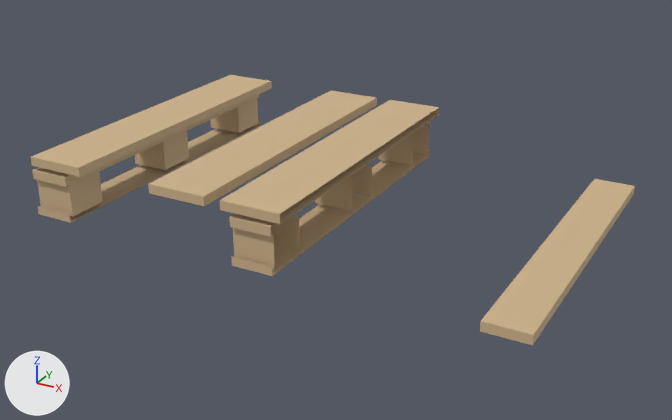
Two versions of the FBX model Tools/butchery/fbx/SM_PROP_PALLET.fbx, one commit apart.
The view is the same before and after, from a 50 mm lens placed at (0.981, -1.822, 0.891), pointed at (-0.001, -0.037, -0.002). Lighting does not change. The marker at lower left points along +X, +Y and +Z. The first picture is the older version.

Names of what the first picture shows: 'SM_PROP_PALLET'.
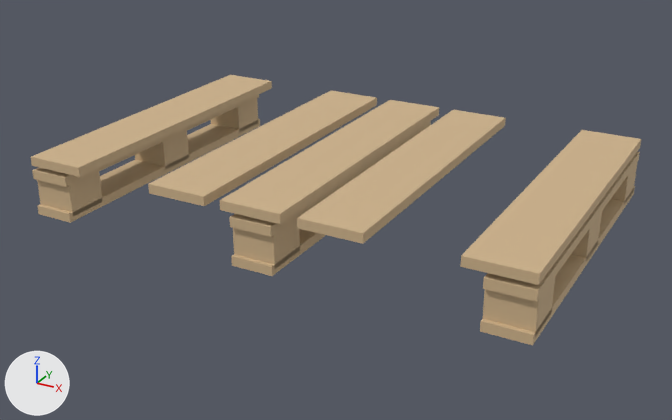
Pixel boxes (x1, y1, x2, y2) of what changed, in the pictures (672 x 420 px):
'SM_PROP_PALLET', reshaped
    before: (31, 75, 635, 345)
    after: (31, 75, 641, 345)
part 1 of me_sm_prop_pallet_001, added (beige)
    after: (297, 110, 506, 244)
part 2 of me_sm_prop_pallet_001, added (beige)
    after: (460, 130, 641, 285)
part 3 of me_sm_prop_pallet_001, added
    after: (483, 152, 640, 302)
part 4 of me_sm_prop_pallet_001, added (beige)
    after: (483, 277, 555, 335)
part 5 of me_sm_prop_pallet_001, added (beige)
    after: (572, 212, 602, 260)
part 6 of me_sm_prop_pallet_001, added (beige)
    after: (611, 163, 637, 204)
part 7 of me_sm_prop_pallet_001, added
    after: (232, 108, 439, 276)
part 8 of me_sm_prop_pallet_001, added
    after: (38, 119, 260, 223)

What the commit changed:
me_sm_prop_pallet_001 is used by ob_sm_prop_pallet; location (0.0, 0.0, 0.0).
Verts and faces of me_sm_prop_pallet_001; kept vertices keep their numbers, new ones are numbered from 112.
Before the commit, vertices of me_sm_prop_pallet_001: 24 (-0.6, -0.4, 0.089) at pixel (33, 179), 26 (-0.6, 0.4, 0.089), 28 (-0.5, -0.4, 0.089) at pixel (65, 186), 30 (-0.5, 0.4, 0.089) at pixel (259, 97), 88 (-0.6, -0.4, 0.0) at pixel (38, 214).
Before the commit, vertices of me_sm_prop_pallet_001: 89 (-0.6, -0.4, 0.022) at pixel (37, 205), 90 (-0.6, 0.4, 0.0), 91 (-0.6, 0.4, 0.022), 92 (-0.5, -0.4, 0.0) at pixel (70, 222), 93 (-0.5, -0.4, 0.022) at pixel (69, 213).
Before the commit, vertices of me_sm_prop_pallet_001: 94 (-0.5, 0.4, 0.0) at pixel (260, 125), 95 (-0.5, 0.4, 0.022) at pixel (259, 118).
me_sm_prop_pallet_001 had 112 vertices, 58 faces and spanned x -0.6..0.6, y -0.4..0.4, z 0.0..0.144.
me_sm_prop_pallet_001 now has 160 vertices, 102 faces and spans x -0.6..0.6, y -0.4..0.4, z 0.0..0.144.
me_sm_prop_pallet_001 part 1: a new loose piece, a box spanning x 0.112..0.257, y -0.4..0.4, z 0.122..0.144, in mat_m_butchery_carton (beige #ceb38b).
me_sm_prop_pallet_001 part 2: a new loose piece, a box spanning x 0.455..0.6, y -0.4..0.4, z 0.122..0.144, in mat_m_butchery_carton (beige #ceb38b).
me_sm_prop_pallet_001 part 3: a new loose piece, a box spanning x 0.5..0.6, y -0.4..0.4, z 0.089..0.111, in mat_m_butchery_carton (beige #ceb38b).
me_sm_prop_pallet_001 part 4: the loose piece of 8 vertices spanning x -0.6..-0.5, y -0.39..-0.29, z 0.011..0.089 is copied, and the copy is moved by (1.1, 0.0, 0.0); it spans x 0.5..0.6, y -0.39..-0.29, z 0.011..0.089.
me_sm_prop_pallet_001 part 5: the loose piece of 8 vertices spanning x -0.6..-0.5, y -0.05..0.05, z 0.011..0.089 is copied, and the copy is moved by (1.1, 0.0, 0.0); it spans x 0.5..0.6, y -0.05..0.05, z 0.011..0.089.
me_sm_prop_pallet_001 part 6: the loose piece of 8 vertices spanning x -0.6..-0.5, y 0.29..0.39, z 0.011..0.089 is copied, and the copy is moved by (1.1, 0.0, 0.0); it spans x 0.5..0.6, y 0.29..0.39, z 0.011..0.089.
Part 7, on me_sm_prop_pallet_001:
9 new faces join them.
Part 8, on me_sm_prop_pallet_001:
New faces: (24, 26, 30, 28), (88, 89, 91, 90), (92, 94, 95, 93), (89, 93, 95, 91).
Other edits to the shape of me_sm_prop_pallet_001 do not show in these pictures.
